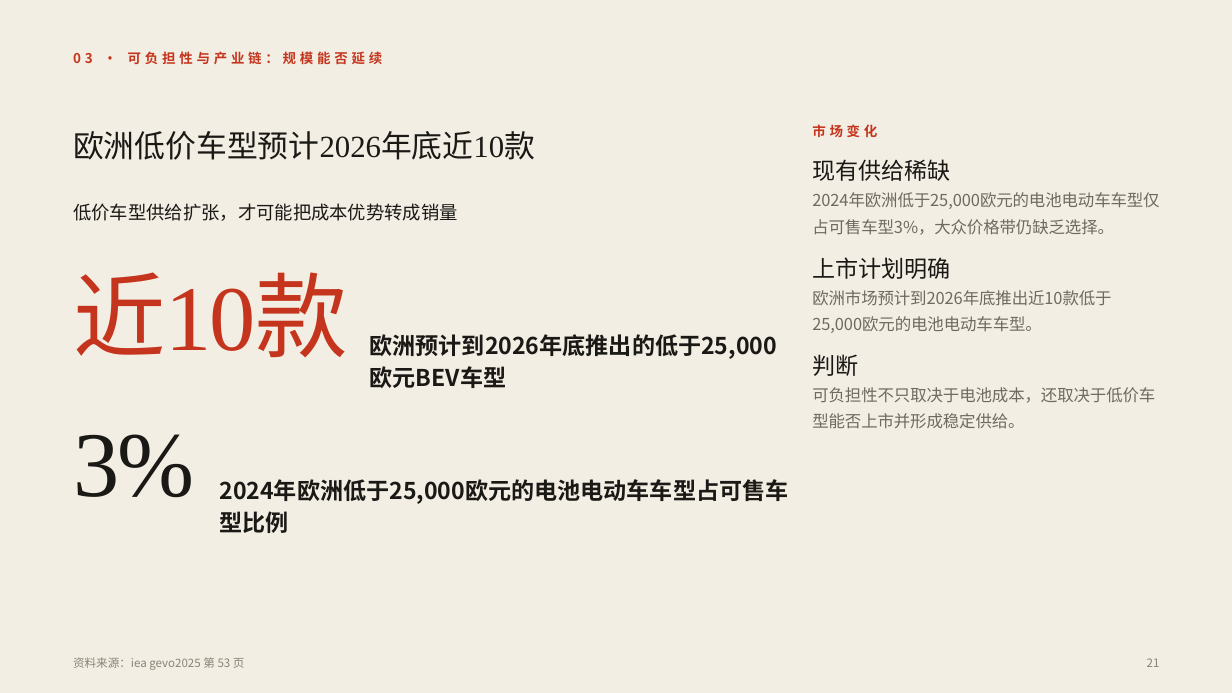
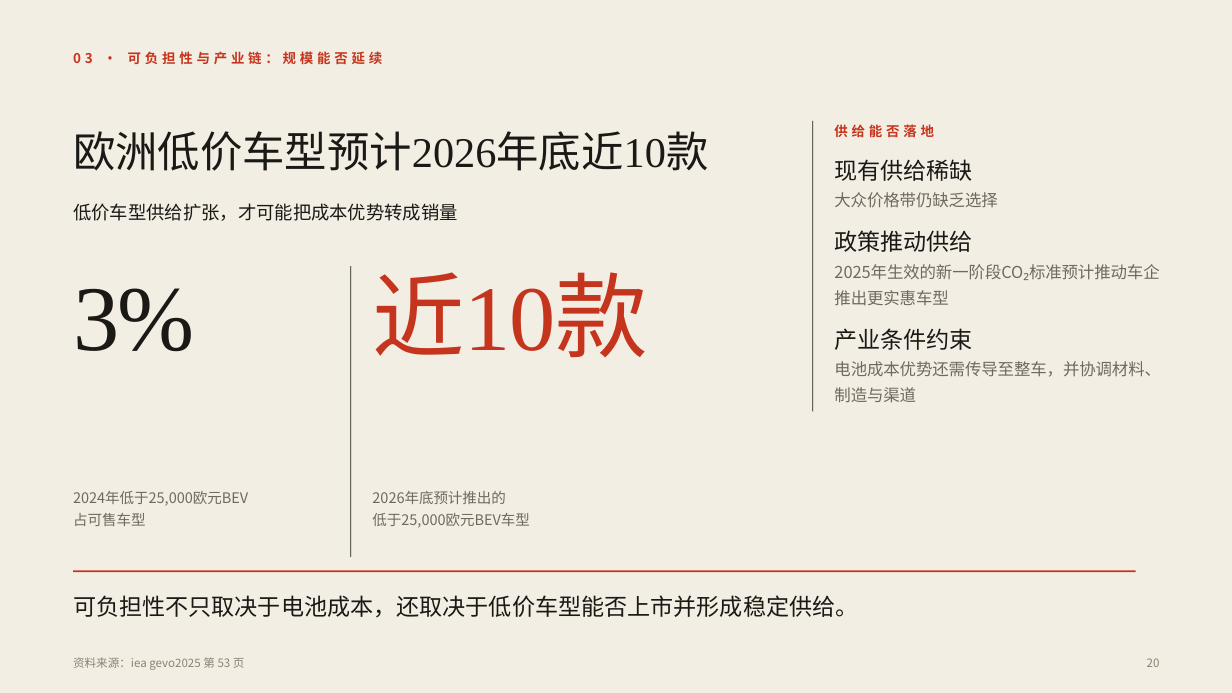
Before and after one commit to Liyilin66/ppt-agent, a slide deck: slide 20 of eval/results/scale-iea-50.pptx (slide 21 before the commit). Drawn at 1232x693 pixels with LibreOffice and Linux fonts; fonts in the diff are those of the drawing. Boxes give left, top, right and bottom in pixels: in the first picture for what was removed or moved away, otherwise in the second. Text is boxed around its words. In the diff, an @@ line names an element or a change of style, - is before the commit and + after.

```diff
--- a/eval/results/scale-iea-50.pptx
+++ b/eval/results/scale-iea-50.pptx
@@ text "欧洲低价车型预计2026年底近10款" at box(73, 131, 708, 171): size 24 to 33 pt; line spacing 33.6pt to 43.6pt @@
@@ rectangle added at box(812, 121, 813, 412), fill #1A1916 @@
@@ text at box(834, 124, 934, 138): text changed @@
-市场变化
+供给能否落地
@@ text "现有供给稀缺": place and size @@
-text "现有供给稀缺" at box(812, 159, 951, 181)
+text "现有供给稀缺" at box(834, 159, 973, 181)
@@ text at box(834, 192, 997, 208): text changed @@
-2024年欧洲低于25,000欧元的电池电动车车型仅占可售车型3%，大众价格带仍缺乏选择。
+大众价格带仍缺乏选择
@@ text "大众价格带仍缺乏选择" at box(834, 192, 997, 208): vertical alignment top to middle @@
@@ text added at box(834, 230, 973, 252), 18 pt, text #1A1916 @@
+政策推动供给
@@ text "3%": place and size @@
-text "3%" at box(73, 434, 194, 498)
+text "3%" at box(73, 288, 194, 352)
@@ rectangle added at box(350, 266, 351, 484), fill #1A1916 @@
@@ text "近10款": place and size @@
-text "近10款" at box(73, 272, 348, 357)
+text "近10款" at box(372, 272, 647, 357)
@@ text removed at box(812, 257, 951, 279) @@
-上市计划明确
@@ text added at box(835, 255, 1161, 308), 12.8 pt, text #6F6A5E @@
+2025年生效的新一阶段CO₂标准预计推动车企推出更实惠车型
@@ text removed at box(812, 290, 1111, 333) @@
-欧洲市场预计到2026年底推出近10款低于25,000欧元的电池电动车车型。
@@ text added at box(834, 328, 973, 350), 18 pt, text #1A1916 @@
+产业条件约束
@@ text removed at box(370, 334, 777, 359) @@
-欧洲预计到2026年底推出的低于25,000欧元BEV车型
@@ text removed at box(812, 354, 858, 376) @@
-判断
@@ text added at box(834, 361, 1161, 403), 12.8 pt, text #6F6A5E @@
+电池成本优势还需传导至整车，并协调材料、制造与渠道
@@ text removed at box(219, 479, 788, 504) @@
-2024年欧洲低于25,000欧元的电池电动车车型占可售车型比例
@@ text added at box(73, 491, 248, 526), 11.2 pt, text #6F6A5E @@
+2024年低于25,000欧元BEV
+占可售车型
@@ rectangle added at box(350, 484, 351, 557), fill #1A1916 @@
@@ text added at box(372, 491, 529, 528), 11.2 pt, text #6F6A5E @@
+2026年底预计推出的
+低于25,000欧元BEV车型
@@ text "可负担性不只取决于电池成本，还取决于低价车型能否上市并形成稳定供给。": place and size @@
-text "可负担性不只取决于电池成本，还取决于低价车型能否上市并形成稳定供给。" at box(812, 387, 1155, 429)
+text "可负担性不只取决于电池成本，还取决于低价车型能否上市并形成稳定供给。" at box(73, 595, 858, 618)
@@ text "可负担性不只取决于电池成本，还取决于低价车型能否上市并形成稳定供给。" at box(73, 595, 858, 618): size 12.8 to 18 pt, font Noto Sans CJK SC to Times New Roman, text colour #6F6A5E to #1A1916; line spacing 20.4pt to 27pt; vertical alignment top to middle @@
@@ rectangle added at box(73, 570, 1136, 572), fill #C5341C @@
@@ text at box(1147, 658, 1160, 667): text changed @@
-21
+20
```
Also in this commit, not shown: 24 other slides changed, 2 slides removed, 5 other files.
